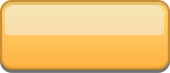
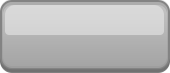
Layers edited between the first and the second 170 x 73 image:
pixels changed over left=0, top=0, right=170, bottom=70 (layer not identified)
